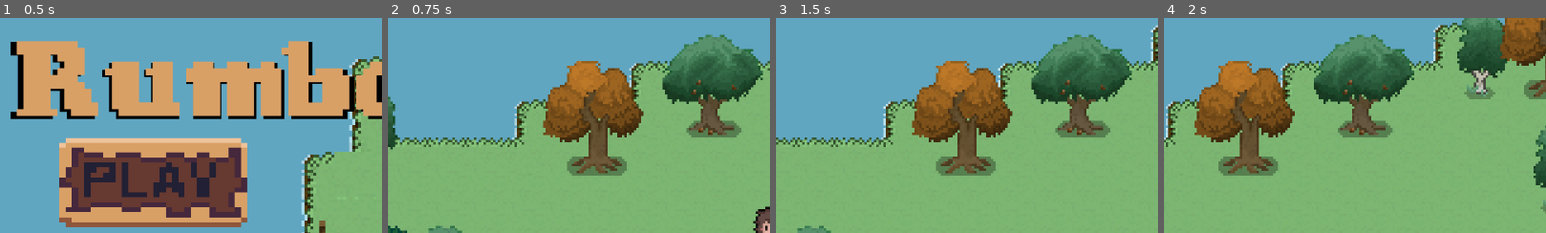
Above: before the commit, frames 1-4 (left to right).
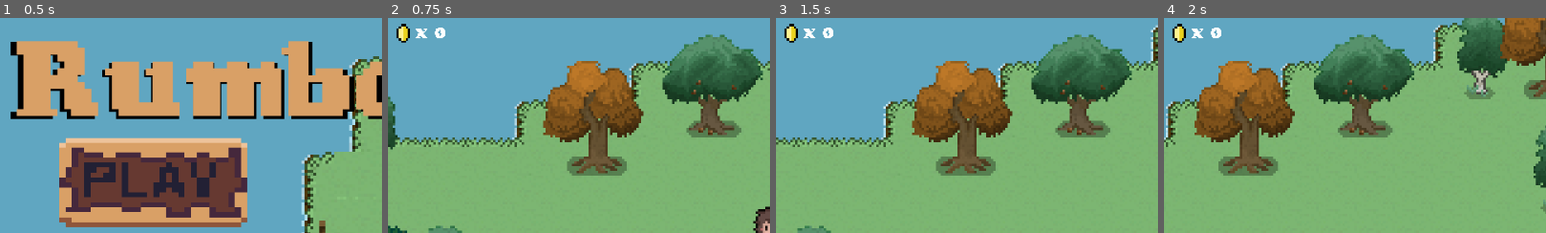
Above: after the commit, the same moments.

Repository: bonsaipropaganda/advjam2023
Game: Godot game, scene res://scenes/GUI/menus/main_menu.tscn
Two runs of this game, one before a commit and one after it. Both use one fixed random seed, a clock stepped at 60 frames per second and the inputs below. Sound files missing from this copy of the repository are replaced by a short silence.
Inputs (mouse positions are % of the whole screen's width and height, from its top left):
- Up to frame 1 (0.5 s): no input
- Up to frame 2 (0.75 s): click (20, 37) at 0.5 s
- Up to frame 3 (1.5 s): tap Enter at 1.25 s; hold D (keyboard_right) from 1.28 s (still down); tap E (Interact) at 1.35 s
- Up to frame 4 (2 s): keep holding D (keyboard_right)
The pictures show only the part of the screen within x 0-50%, y 0-50%; the shares and areas given below are measured in that part.

Frame 1 is identical in both runs. In frame 2, 0.4% of the frame differs, in the area x 2-15%, y 2-12%; in frame 3, 0.4%; in frame 4, 0.4%.

Commit message:
coin system + change default font

Diff:
--- a/AdventureJam2023/project.godot
+++ b/AdventureJam2023/project.godot
@@ -25,6 +25,10 @@
 window/size/viewport_width=1280
 window/size/viewport_height=720
 window/stretch/mode="viewport"
+
+[gui]
+
+theme/custom_font="res://sprites/GUI/CooperBits.ttf"
 
 [input]
 
--- a/AdventureJam2023/scenes/Entities/player.tscn
+++ b/AdventureJam2023/scenes/Entities/player.tscn
@@ -11,6 +11,7 @@
 [ext_resource type="Texture2D" uid="uid://cscu53v68f4m3" path="res://sprites/Swipe Effect/green_slash/SP301_01.png" id="9_ls5bf"]
 [ext_resource type="PackedScene" uid="uid://cnht5wav7xc1s" path="res://scenes/sword_slash.tscn" id="10_183k2"]
 [ext_resource type="AudioStream" uid="uid://5s5ctkskxmnq" path="res://sounds/sfx/slash.ogg" id="11_ba2qx"]
+[ext_resource type="Texture2D" uid="uid://d4agdq56wc6bj" path="res://sprites/Coin/GoldCoinSpinning.png" id="12_lhmwi"]
 
 [sub_resource type="SpriteFrames" id="SpriteFrames_ek2va"]
 animations = [{
@@ -709,6 +710,9 @@
 
 [sub_resource type="AnimationNodeStateMachinePlayback" id="AnimationNodeStateMachinePlayback_6h6sv"]
 
+[sub_resource type="LabelSettings" id="LabelSettings_r8v2f"]
+font_size = 32
+
 [node name="Player" type="CharacterBody2D" node_paths=PackedStringArray("slash_sound") groups=["Player"]]
 z_index = 3
 y_sort_enabled = true
@@ -754,15 +758,6 @@
 [node name="Shape" type="CollisionShape2D" parent="HealthChecker"]
 position = Vector2(0, 2)
 shape = SubResource("CapsuleShape2D_65n6a")
-
-[node name="HealthBar" type="ProgressBar" parent="."]
-self_modulate = Color(0.972549, 0.407843, 0, 1)
-offset_left = -15.0
-offset_top = -16.0
-offset_right = 133.0
-offset_bottom = 11.0
-scale = Vector2(0.2, 0.2)
-metadata/_edit_use_anchors_ = true
 
 [node name="Animator" type="AnimationPlayer" parent="."]
 libraries = {
@@ -786,6 +781,56 @@
 [node name="SlashSound" type="AudioStreamPlayer" parent="."]
 stream = ExtResource("11_ba2qx")
 
+[node name="UI" type="CanvasLayer" parent="."]
+
+[node name="HealthBar" type="ProgressBar" parent="UI"]
+unique_name_in_owner = true
+self_modulate = Color(0.972549, 0.407843, 0, 1)
+offset_left = -14.0
+offset_top = -20.0
+offset_right = 134.0
+offset_bottom = 7.0
+scale = Vector2(0.2, 0.2)
+metadata/_edit_use_anchors_ = true
+
+[node name="MarginContainer" type="MarginContainer" parent="UI"]
+anchors_preset = 15
+anchor_right = 1.0
+anchor_bottom = 1.0
+grow_horizontal = 2
+grow_vertical = 2
+theme_override_constants/margin_left = 10
+theme_override_constants/margin_top = 10
+theme_override_constants/margin_right = 10
+theme_override_constants/margin_bottom = 10
+
+[node name="HBoxContainer" type="HBoxContainer" parent="UI/MarginContainer"]
+clip_contents = true
+layout_mode = 2
+size_flags_vertical = 0
+
+[node name="Control" type="Control" parent="UI/MarginContainer/HBoxContainer"]
+clip_contents = true
+custom_minimum_size = Vector2(32, 8)
+layout_mode = 2
+
+[node name="TextureRect" type="TextureRect" parent="UI/MarginContainer/HBoxContainer/Control"]
+layout_mode = 1
+anchors_preset = 9
+anchor_bottom = 1.0
+offset_right = 751.0
+grow_vertical = 2
+texture = ExtResource("12_lhmwi")
+stretch_mode = 5
+
+[node name="CoinLabel" type="Label" parent="UI/MarginContainer/HBoxContainer"]
+unique_name_in_owner = true
+layout_mode = 2
+text = "x 1"
+label_settings = SubResource("LabelSettings_r8v2f")
+horizontal_alignment = 1
+vertical_alignment = 1
+
 [connection signal="body_entered" from="HealthChecker" to="." method="_on_area_2d_body_entered"]
 [connection signal="timeout" from="RegenTimer" to="." method="_on_regen_timer_timeout"]
 
--- a/AdventureJam2023/scenes/Entities/zombie.tscn
+++ b/AdventureJam2023/scenes/Entities/zombie.tscn
@@ -1,9 +1,10 @@
-[gd_scene load_steps=77 format=3 uid="uid://b2wp0wgdbcmhf"]
+[gd_scene load_steps=78 format=3 uid="uid://b2wp0wgdbcmhf"]
 
 [ext_resource type="Script" path="res://scripts/Entities/zombie.gd" id="1_yr3k5"]
 [ext_resource type="Texture2D" uid="uid://jld775x4pifr" path="res://sprites/Entities/Zombie/Death.png" id="2_2ut1g"]
 [ext_resource type="Material" uid="uid://di3sahwexe7ba" path="res://resources/blinking_material.tres" id="2_r346j"]
 [ext_resource type="Texture2D" uid="uid://brixg843i7iea" path="res://sprites/Entities/Zombie/Idle.png" id="3_epda5"]
+[ext_resource type="PackedScene" uid="uid://cxu80qqu2idf5" path="res://scenes/coin.tscn" id="3_xpe6n"]
 [ext_resource type="Texture2D" uid="uid://cv5epkvp8u6pl" path="res://sprites/Entities/Zombie/Walk.png" id="4_h0v0s"]
 
 [sub_resource type="AtlasTexture" id="AtlasTexture_i7xxn"]
@@ -561,6 +562,8 @@
 collision_layer = 4
 collision_mask = 5
 script = ExtResource("1_yr3k5")
+drop_chance = 1.0
+coin_scene = ExtResource("3_xpe6n")
 
 [node name="AnimatedSprite2D" type="AnimatedSprite2D" parent="."]
 y_sort_enabled = true
--- a/AdventureJam2023/scenes/coin.tscn
+++ b/AdventureJam2023/scenes/coin.tscn
@@ -1,5 +1,6 @@
-[gd_scene load_steps=30 format=3 uid="uid://cxu80qqu2idf5"]
-
+[gd_scene load_steps=32 format=3 uid="uid://cxu80qqu2idf5"]
+
+[ext_resource type="Script" path="res://scripts/coin.gd" id="1_7sdkw"]
 [ext_resource type="Texture2D" uid="uid://d4agdq56wc6bj" path="res://sprites/Coin/GoldCoinSpinning.png" id="1_12ise"]
 
 [sub_resource type="AtlasTexture" id="AtlasTexture_8pub0"]
@@ -183,7 +184,8 @@
 
 [sub_resource type="Animation" id="Animation_4w5w5"]
 resource_name = "float"
-length = 2.0
+length = 1.5
+loop_mode = 2
 tracks/0/type = "value"
 tracks/0/imported = false
 tracks/0/enabled = true
@@ -191,10 +193,10 @@
 tracks/0/interp = 1
 tracks/0/loop_wrap = true
 tracks/0/keys = {
-"times": PackedFloat32Array(),
-"transitions": PackedFloat32Array(),
-"update": 0,
-"values": []
+"times": PackedFloat32Array(0, 1, 1.5),
+"transitions": PackedFloat32Array(1, 1, 1),
+"update": 1,
+"values": [Vector2(0, 0), Vector2(0, -2), Vector2(0, -4)]
 }
 
 [sub_resource type="AnimationLibrary" id="AnimationLibrary_pip0s"]
@@ -203,16 +205,29 @@
 "float": SubResource("Animation_4w5w5")
 }
 
+[sub_resource type="CircleShape2D" id="CircleShape2D_h1bp5"]
+radius = 7.0
+
 [node name="coin" type="Node2D"]
 y_sort_enabled = true
-position = Vector2(2.08165e-12, 2.08165e-12)
+script = ExtResource("1_7sdkw")
 
 [node name="AnimatedSprite2D" type="AnimatedSprite2D" parent="."]
 y_sort_enabled = true
-position = Vector2(2.08165e-12, 2.08165e-12)
 sprite_frames = SubResource("SpriteFrames_g6fsb")
+frame_progress = 0.510607
 
 [node name="AnimationPlayer" type="AnimationPlayer" parent="."]
+autoplay = "float"
 libraries = {
 "": SubResource("AnimationLibrary_pip0s")
 }
+
+[node name="Area2D" type="Area2D" parent="."]
+collision_layer = 0
+collision_mask = 2
+
+[node name="CollisionShape2D" type="CollisionShape2D" parent="Area2D"]
+shape = SubResource("CircleShape2D_h1bp5")
+
+[connection signal="body_entered" from="Area2D" to="." method="_on_area_2d_body_entered"]
--- a/AdventureJam2023/scripts/Entities/player.gd
+++ b/AdventureJam2023/scripts/Entities/player.gd
@@ -18,6 +18,7 @@
 var input_direction: Vector2
 var is_slashing: bool
 var health: int = 100
+var coins: int = 0
 
 
 func _ready() -> void:
@@ -50,6 +51,7 @@
 	slash_animation(is_slashing)  #this one's for the slash animations
 
 	update_health()
+	update_coins()
 
 
 func move(_input_direction: Vector2, _delta: float, _is_slashing: bool) -> void:
@@ -112,7 +114,7 @@
 
 
 func update_health():
-	var healthBar = $HealthBar
+	var healthBar = %HealthBar
 	healthBar.value = health
 
 	if health >= 100:
@@ -121,6 +123,10 @@
 		healthBar.visible = true
 	if health == 0:
 		die()
+
+
+func update_coins():
+	%CoinLabel.text = "x %s" % coins
 
 
 func _on_regen_timer_timeout():
@@ -140,3 +146,7 @@
 
 func _on_area_2d_body_entered(body):
 	health -= 10
+
+
+func get_coin(amount: int):
+	coins += amount
--- a/AdventureJam2023/scripts/Entities/zombie.gd
+++ b/AdventureJam2023/scripts/Entities/zombie.gd
@@ -10,6 +10,9 @@
 @onready var anim: AnimationPlayer = $AnimationPlayer
 
 @onready var sprite: AnimatedSprite2D = $AnimatedSprite2D
+
+@export_range(0.0, 1.0) var drop_chance: float = 0.3
+@export var coin_scene: PackedScene
 
 var speed: float = 400
 var direction: Vector2 = Vector2(-0.5, 0.0)
@@ -75,10 +78,12 @@
 	if hp == 0:
 		die()
 
+
 func blink() -> void:
 	material.set_shader_parameter("is_blinking", true)
 	await get_tree().create_timer(0.7).timeout
 	material.set_shader_parameter("is_blinking", false)
+
 
 func die() -> void:
 	alive = false
@@ -94,3 +99,12 @@
 			$AnimatedSprite2D.set_animation("death_side")
 	collision_layer = 0
 	set_process(false)
+
+	if randf() < drop_chance:
+		drop_coin()
+
+
+func drop_coin():
+	var coin = coin_scene.instantiate()
+	coin.global_position = global_position
+	get_tree().current_scene.add_child(coin)
--- /dev/null
+++ b/AdventureJam2023/scripts/coin.gd
@@ -0,0 +1,7 @@
+extends Node2D
+
+
+func _on_area_2d_body_entered(body: Node2D) -> void:
+	if body.has_method("get_coin"):
+		body.get_coin(1)
+		queue_free()
Not shown: 1 places in AdventureJam2023/scenes/Entities/player.tscn that only renumber resources
